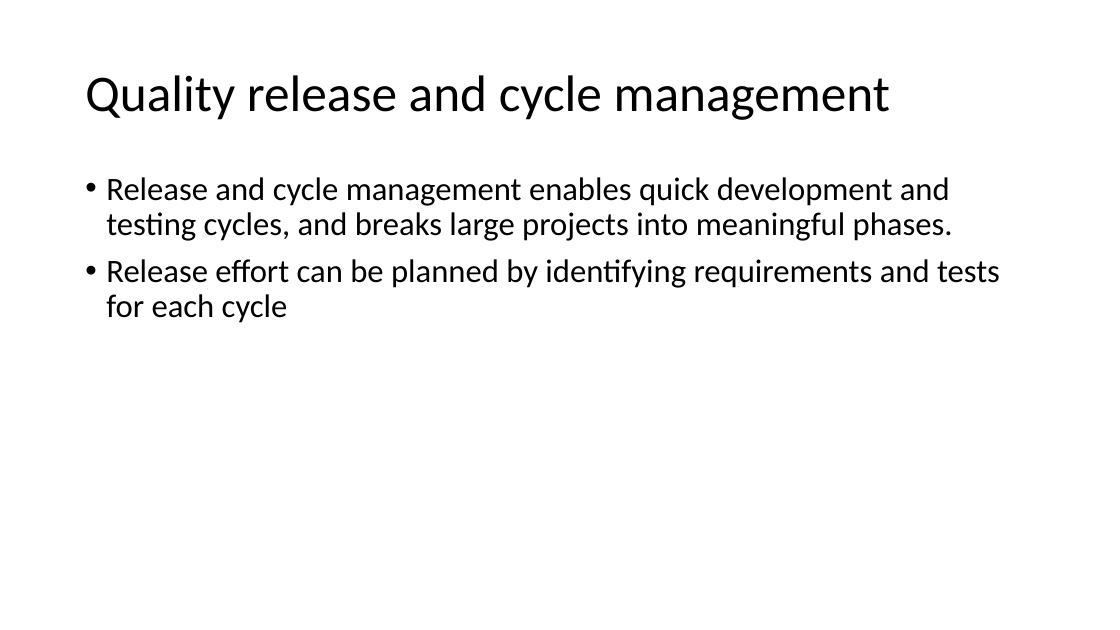
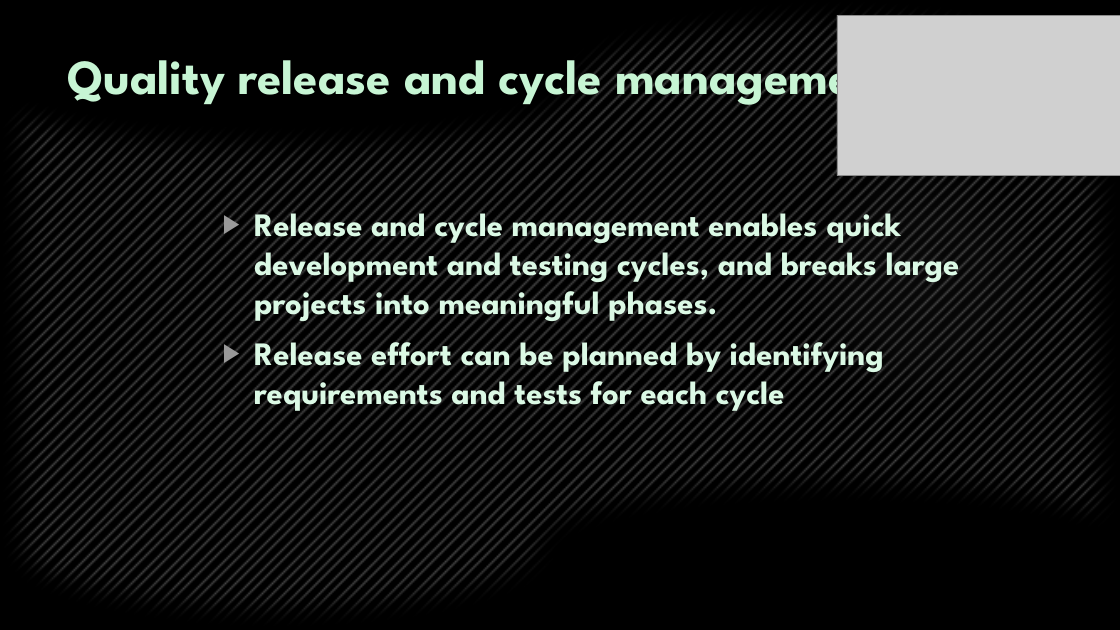
Before and after one commit to Team-Griffin-SQA-2015/Presentation-Preparations, a slide deck: slide 6 of 04. TestCaseManagementSystem defense - 27.11.15/HP Quality Center.pptx. Drawn at 1120x630 pixels with LibreOffice and Linux fonts; fonts in the diff are those of the drawing; grey boxes stand for pictures; background and template pictures are left out. Boxes give left, top, right and bottom in pixels: in the first picture for what was removed or moved away, otherwise in the second. Text is boxed around its words. In the diff, an @@ line names an element or a change of style, - is before the commit and + after.

```diff
--- a/04. TestCaseManagementSystem defense - 27.11.15/HP Quality Center.pptx
+++ b/04. TestCaseManagementSystem defense - 27.11.15/HP Quality Center.pptx
@@ background #FFFFFF to picture (left out) @@
@@ flow chart punched tape added at (0, 0, 1120, 630), fill pattern #4D4D4D on #000000 @@
@@ picture added at (837, 15, 1120, 176) @@
@@ title "Quality release and cycle management": place and size @@
-title "Quality release and cycle management" at (85, 75, 890, 120)
+title "Quality release and cycle management" at (68, 45, 897, 109)
@@ title "Quality release and cycle management" at (68, 45, 897, 109): size 44 to 42 pt, font Calibri to League Spartan, text colour #000000 to #C7F5D4, bold on; line spacing 0.9 to 1; vertical alignment middle to top @@
@@ ellipse added at (791, 154, 1049, 413), fill gradient #666666 @@
@@ text "Release and cycle management enables ...": place and size @@
-text "Release and cycle management enables ..." at (106, 177, 1000, 323)
+text "Release and cycle management enables ..." at (254, 204, 960, 414)
@@ text "Release and cycle management enables ..." at (254, 204, 960, 414): font Calibri to League Spartan, text colour #000000 to #DBF9E5, bold on; bullet • to ▶; line spacing 0.9 to 1 @@
```
Also in this commit, not shown: 9 other slides changed, 1 slide added, 1 slide removed.
